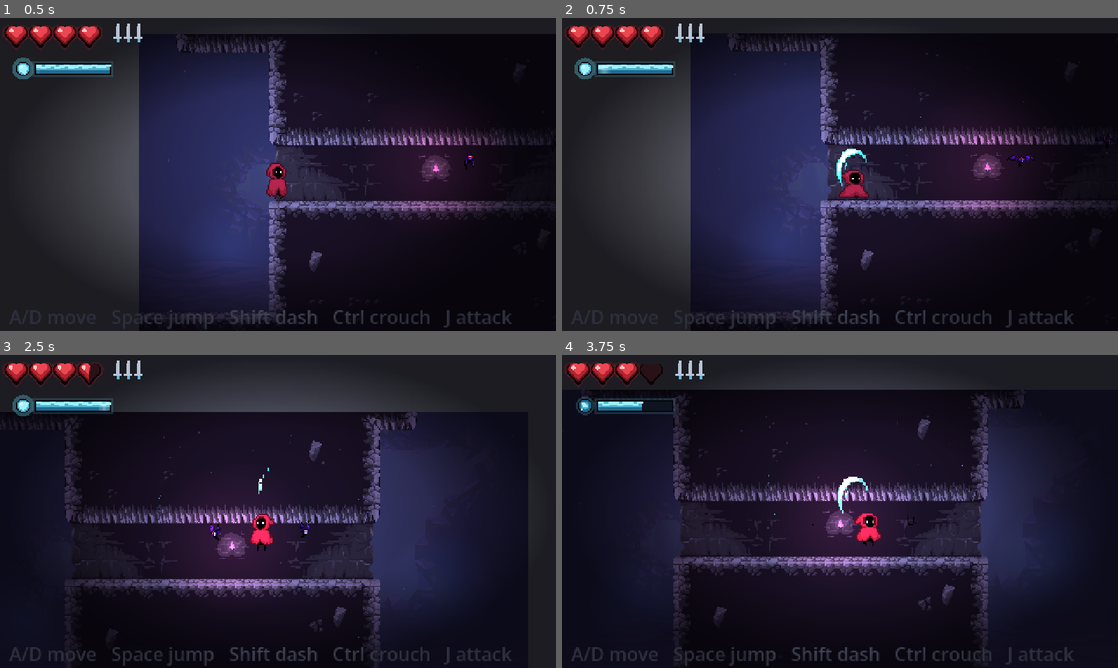
Above: before the commit, frames 1-4 (two rows, left to right).
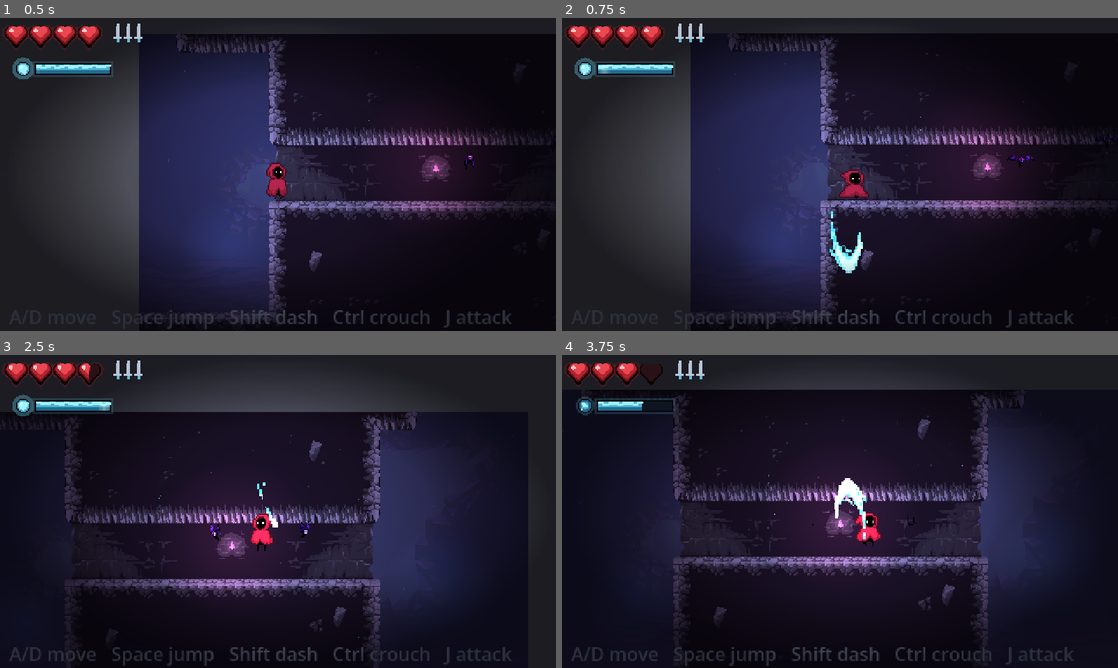
Above: after the commit, the same moments.

Repository: Vendetta1777/cairn-game
Game: Godot game, scene res://scenes/test/TestLevel.tscn
The game is run twice, just before and just after one commit, with the same random seed, the same clock (stepped at 60 frames per second) and the same inputs.
Inputs:
- Up to frame 1 (0.5 s): no input
- Up to frame 2 (0.75 s): hold D (move_right) from 0.53 s (still down); hold Ctrl (crouch) from 0.53 s (still down); tap J (attack) at 0.6 s
- Up to frame 3 (2.5 s): tap Space (jump) at 0.77, 1.07, 1.52, 1.55, 1.82, 2.1 s; release Ctrl (crouch) at 1.28 s; tap Ctrl (crouch) at 1.35 s; release D (move_right) at 2.03 s; hold A (move_left) from 2.03 s (still down); tap J (attack) at 2.3 s
- Up to frame 4 (3.75 s): release A (move_left) at 2.78 s; hold D (move_right) from 2.78 s (still down); tap K (ability) at 2.85 s; tap Space (jump) at 3.02, 3.32 s; tap Ctrl (crouch) at 3.05 s; tap J (attack) at 3.6 s

Frame 1 is identical in both runs. In frame 2, 0.5% of the frame differs, in the area x 48-55%, y 41-82%; in frame 3, 0.1%; in frame 4, 0.4%.

Commit message:
Directional attacks: uppercut (air), down-slash (crouch), forward (ground)
The slash now reads by context (GDD up-slash / down-pogo flavor):
- in air (jump/fall): rotated -90deg -> a vertical UPPERCUT
- crouching: rotated +90deg, dropped to the feet -> a DOWN slash
- grounded stand/run: the forward horizontal crescent (combo still reverses the
  middle hit)
Uses the flat horizontal slash art rotated per direction (reads as an uppercut/
downcut, not a circular swirl). _spawn_vfx gained a rotation arg. Verified all
three via renders (states idle/fall/crouch); loop exit 0.

Co-Authored-By: Claude Opus 4.8 <noreply@anthropic.com>

Diff:
--- a/scenes/fx/Slash.tscn
+++ b/scenes/fx/Slash.tscn
@@ -4,7 +4,7 @@
 [ext_resource type="SpriteFrames" path="res://scenes/fx/fx_frames.tres" id="2_frames"]
 
 [node name="Slash" type="AnimatedSprite2D"]
-scale = Vector2(1.3, 1.4)
+scale = Vector2(1.5, 1.6)
 sprite_frames = ExtResource("2_frames")
 animation = &"slash"
 script = ExtResource("1_vfx")
--- a/scenes/fx/fx_frames.tres
+++ b/scenes/fx/fx_frames.tres
@@ -1,7 +1,7 @@
 [gd_resource type="SpriteFrames" format=3]
 
 [ext_resource type="Texture2D" path="res://assets/fx/hit.png" id="1_hynjn"]
-[ext_resource type="Texture2D" path="res://assets/fx/slash_up.png" id="2_12iq3"]
+[ext_resource type="Texture2D" path="res://assets/fx/slash.png" id="2_12iq3"]
 
 [sub_resource type="AtlasTexture" id="AtlasTexture_fycbe"]
 atlas = ExtResource("1_hynjn")
@@ -17,23 +17,23 @@
 
 [sub_resource type="AtlasTexture" id="AtlasTexture_8ln2g"]
 atlas = ExtResource("2_12iq3")
-region = Rect2(0, 0, 52, 56)
+region = Rect2(0, 0, 65, 40)
 
 [sub_resource type="AtlasTexture" id="AtlasTexture_aaajx"]
 atlas = ExtResource("2_12iq3")
-region = Rect2(52, 0, 52, 56)
+region = Rect2(65, 0, 65, 40)
 
 [sub_resource type="AtlasTexture" id="AtlasTexture_8ldmf"]
 atlas = ExtResource("2_12iq3")
-region = Rect2(104, 0, 52, 56)
+region = Rect2(130, 0, 65, 40)
 
 [sub_resource type="AtlasTexture" id="AtlasTexture_qhe31"]
 atlas = ExtResource("2_12iq3")
-region = Rect2(156, 0, 52, 56)
+region = Rect2(195, 0, 65, 40)
 
 [sub_resource type="AtlasTexture" id="AtlasTexture_66gpx"]
 atlas = ExtResource("2_12iq3")
-region = Rect2(208, 0, 52, 56)
+region = Rect2(260, 0, 65, 40)
 
 [resource]
 animations = [{
--- a/scenes/player/PlayerCombat.gd
+++ b/scenes/player/PlayerCombat.gd
@@ -80,10 +80,26 @@
 	var parent: Node = _controller.get_parent()
 	var is_finisher := _combo == 2
 	var slash_scale := 1.3 if is_finisher else 1.0
-	var flip_v := _combo == 1   # middle hit reverses the arc direction
 
-	var slash_pos: Vector2 = _controller.global_position + Vector2(facing * slash_offset, slash_height)
-	_spawn_vfx(SLASH, parent, slash_pos, facing > 0, flip_v, slash_scale)
+	# Directional slash (rotate the flat crescent): in the air = uppercut UP,
+	# crouching = slash DOWN, otherwise a forward sweep.
+	var state: String = _controller.get_current_state()
+	var pos: Vector2
+	var fh := facing > 0
+	var fv := false
+	var rot := 0.0
+	if state == "jump" or state == "fall":
+		rot = -PI / 2.0
+		pos = _controller.global_position + Vector2(facing * 10.0, 4.0)
+		fh = false
+	elif state == "crouch" or state == "crawl":
+		rot = PI / 2.0
+		pos = _controller.global_position + Vector2(facing * 10.0, 60.0)
+		fh = false
+	else:
+		fv = _combo == 1   # ground combo: middle hit reverses the arc
+		pos = _controller.global_position + Vector2(facing * slash_offset, slash_height)
+	_spawn_vfx(SLASH, parent, pos, fh, fv, slash_scale, rot)
 
 	if not _hitbox:
 		return
@@ -146,10 +162,11 @@
 # Inlined (not a static on OneShotVFX) to avoid a parse-time dependency on that
 # global class name not being registered yet.
 func _spawn_vfx(packed: PackedScene, parent: Node, at: Vector2, flip_h: bool,
-		flip_v := false, scale_mult := 1.0) -> void:
+		flip_v := false, scale_mult := 1.0, rot := 0.0) -> void:
 	var fx: AnimatedSprite2D = packed.instantiate()
 	parent.add_child(fx)
 	fx.global_position = at
 	fx.flip_h = flip_h
 	fx.flip_v = flip_v
 	fx.scale *= scale_mult
+	fx.rotation = rot
--- a/tools/build_fx_frames.gd
+++ b/tools/build_fx_frames.gd
@@ -5,7 +5,7 @@
 
 # name -> [file, frame_w, frame_h, count, fps]
 const ANIMS := {
-	"slash": ["res://assets/fx/slash_up.png", 52, 56, 5, 24.0],  # upward (down->up) swing
+	"slash": ["res://assets/fx/slash.png", 65, 40, 5, 24.0],  # flat crescent — rotated per attack direction
 	"hit":   ["res://assets/fx/hit.png",   31, 32, 3, 18.0],
 }
 
